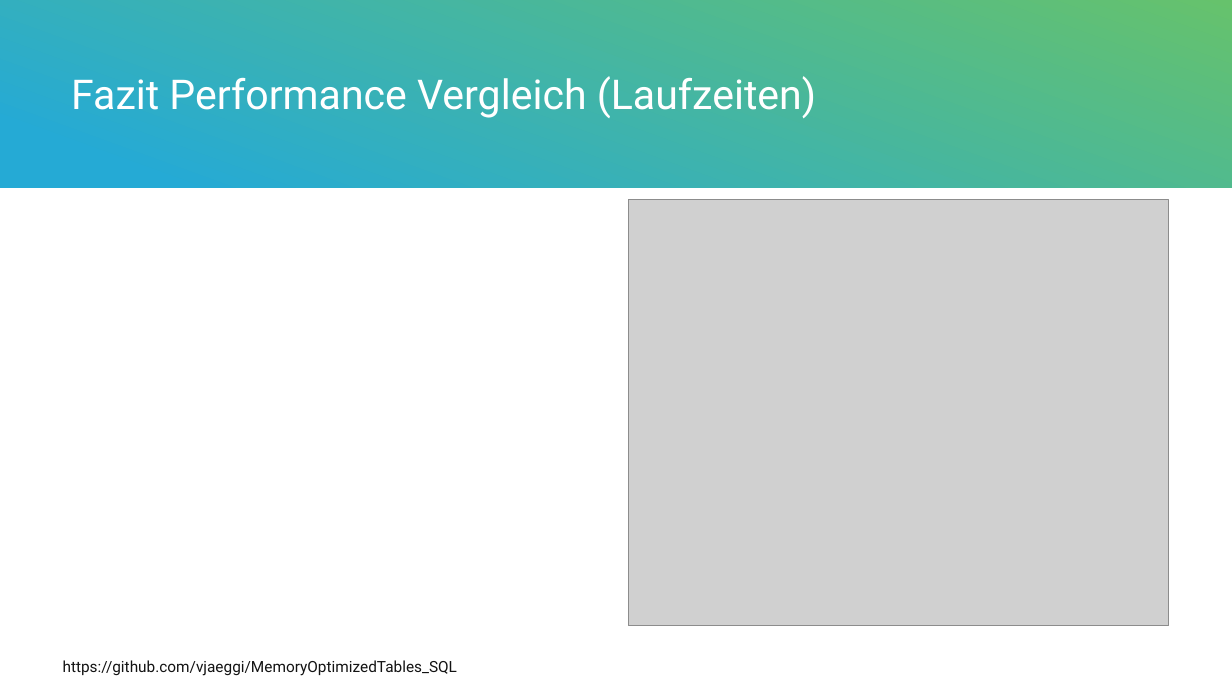
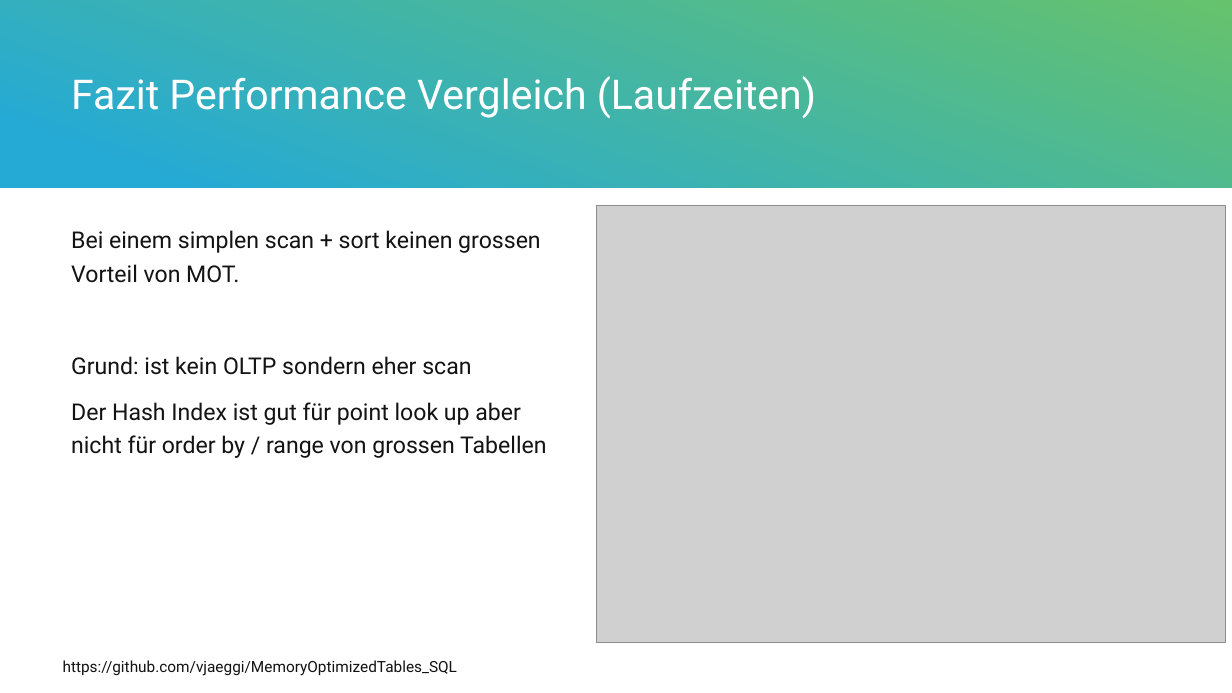
Before and after one commit to vjaeggi/MemoryOptimizedTables_SQL, a slide deck: slide 7 of presentation/MemoryOptimizedTables_SQLDatenbanken.pptx (slide 6 before the commit). Drawn at 1232x693 pixels with LibreOffice and Linux fonts; fonts in the diff are those of the drawing; grey boxes stand for pictures. Boxes give left, top, right and bottom in pixels: in the first picture for what was removed or moved away, otherwise in the second. Text is boxed around its words. In the diff, an @@ line names an element or a change of style, - is before the commit and + after.

```diff
--- a/presentation/MemoryOptimizedTables_SQLDatenbanken.pptx
+++ b/presentation/MemoryOptimizedTables_SQLDatenbanken.pptx
@@ picture: place and size @@
-picture at [628,200,1169,626]
+picture at [596,205,1226,642]
@@ text added at [71,230,546,458], 18 pt, text #131313 @@
+Bei einem simplen scan + sort keinen grossen Vorteil von MOT.
+Grund: ist kein OLTP sondern eher scan
+Der Hash Index ist gut für point look up aber nicht für order by / range von grossen Tabellen
```
Also in this commit, not shown: 3 other slides changed, 3 slides added, 2 slides removed, 3 other files.
